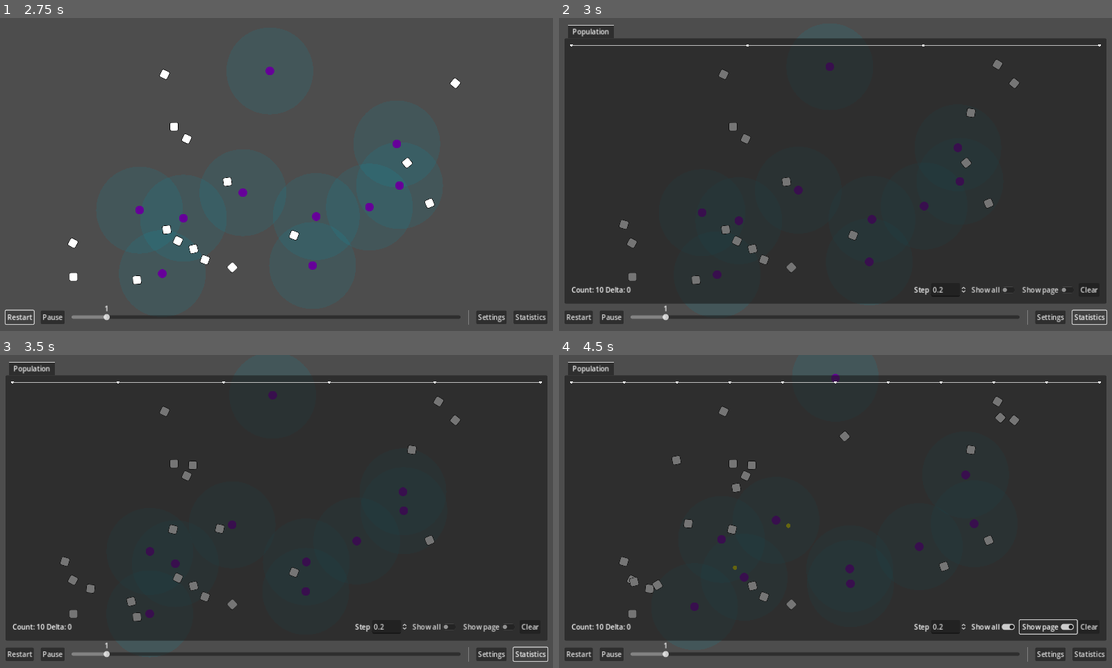
Above: before the commit, frames 1-4 (two rows, left to right).
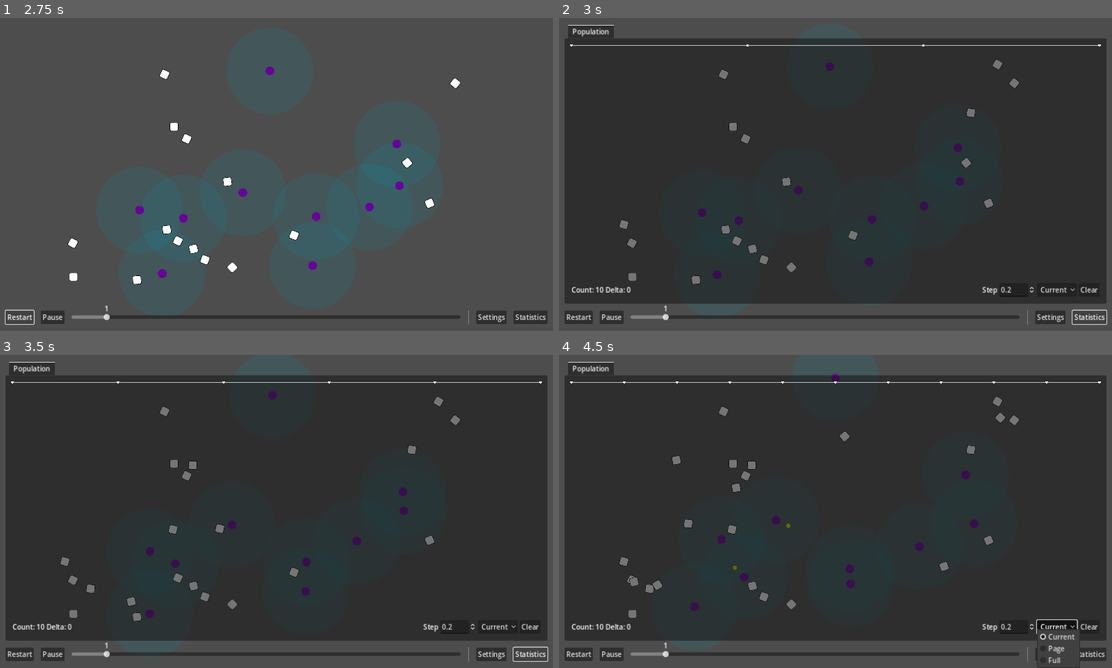
Above: after the commit, the same moments.

Repository: wivest/Natural-Selection
Game: Godot game, scene res://main.tscn
The game is run twice, just before and just after one commit, with the same random seed, the same clock (stepped at 60 frames per second) and the same inputs.
Inputs (mouse positions are in pixels of both pictures, inside the frame that each line leads up to):
- Up to frame 1 (2.75 s): click "Restart" at 0.5 s; click "Restart" at 1.25 s; click "Restart" at 2 s
- Up to frame 2 (3 s): click "Statistics" at 2.75 s
- Up to frame 3 (3.5 s): no input
- Up to frame 4 (4.5 s): click (995, 627) at 3.5 s, where only the run before the commit has a clickable "Show all"; click (1056, 627) at 4.25 s, where only the run after the commit has a clickable "Current"

Frame 1 is identical in both runs. In frame 2, 0.3% of the frame differs, in the area x 64-94%, y 85-89%; in frame 3, 0.3%; in frame 4, 0.7%, in the area x 64-95%, y 84-100%.

Commit message:
feat: restore page and full view modes

Diff:
--- a/ui/tabs/statistics/chart/chart.gd
+++ b/ui/tabs/statistics/chart/chart.gd
@@ -8,19 +8,24 @@
 
 var data: ChartData = ChartData.new()
 
+var view_modes: Dictionary = {
+	0: CurrentViewMode.new(length_limit),
+	1: PageViewMode.new(length_limit),
+	2: FullViewMode.new(),
+}
 var view_mode: ViewMode = CurrentViewMode.new(length_limit)
 
 var _previous_step: float = 0
 
 @onready var step_spinbox: SpinBox = $"../Parameters/Step" # TODO: refactor parameters
-@onready var show_all_checkbutton: CheckButton = $"../Parameters/ShowAll" # TODO: refactor parameters
-@onready var show_page_checkbutton: CheckButton = $"../Parameters/ShowPage" # TODO: refactor parameters
+@onready var view_mode_optionbutton: OptionButton = $"../Parameters/ViewMode" # TODO: refactor parameters
 @onready var clear_button: Button = $"../Parameters/Clear" # TODO: refactor parameters
 
 func _ready():
 	step_spinbox.value = step
 
 	step_spinbox.value_changed.connect(func(v: float): step=v)
+	view_mode_optionbutton.item_selected.connect(func(i: int): view_mode=view_modes[i])
 	clear_button.pressed.connect(func(): data=ChartData.new())
 
 func _process(_delta):
--- /dev/null
+++ b/ui/tabs/statistics/chart/view_mode/full.gd
@@ -0,0 +1,5 @@
+class_name FullViewMode
+extends ViewMode
+
+func get_start_index(_data: ChartData) -> int:
+	return 0
--- /dev/null
+++ b/ui/tabs/statistics/chart/view_mode/page.gd
@@ -0,0 +1,11 @@
+class_name PageViewMode
+extends ViewMode
+
+var page_size: int
+
+func _init(size: int):
+	page_size = size
+
+func get_start_index(data: ChartData) -> int:
+	var size: int = data.nodes.size()
+	return size - 1 - (size - 1) % page_size
--- a/ui/tabs/statistics/population/chart.tscn
+++ b/ui/tabs/statistics/population/chart.tscn
@@ -37,13 +37,16 @@
 max_value = 5.0
 step = 0.02
 
-[node name="ShowAll" type="CheckButton" parent="Parameters"]
+[node name="ViewMode" type="OptionButton" parent="Parameters"]
 layout_mode = 2
-text = "Show all"
-
-[node name="ShowPage" type="CheckButton" parent="Parameters"]
-layout_mode = 2
-text = "Show page"
+item_count = 3
+selected = 0
+popup/item_0/text = "Current"
+popup/item_0/id = 0
+popup/item_1/text = "Page"
+popup/item_1/id = 1
+popup/item_2/text = "Full"
+popup/item_2/id = 2
 
 [node name="Clear" type="Button" parent="Parameters"]
 layout_mode = 2
